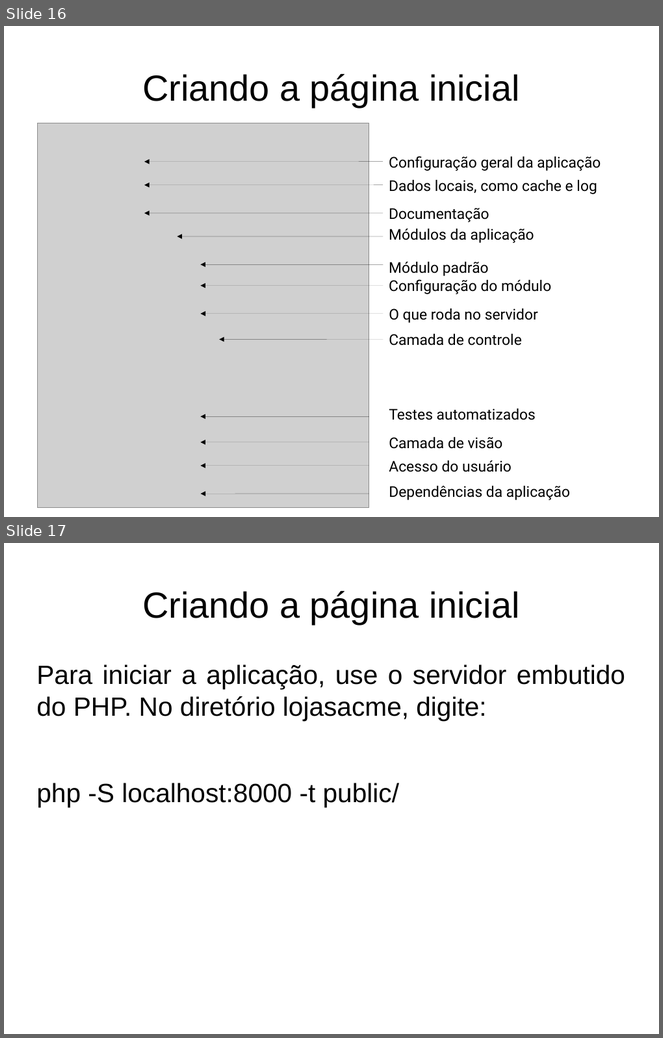
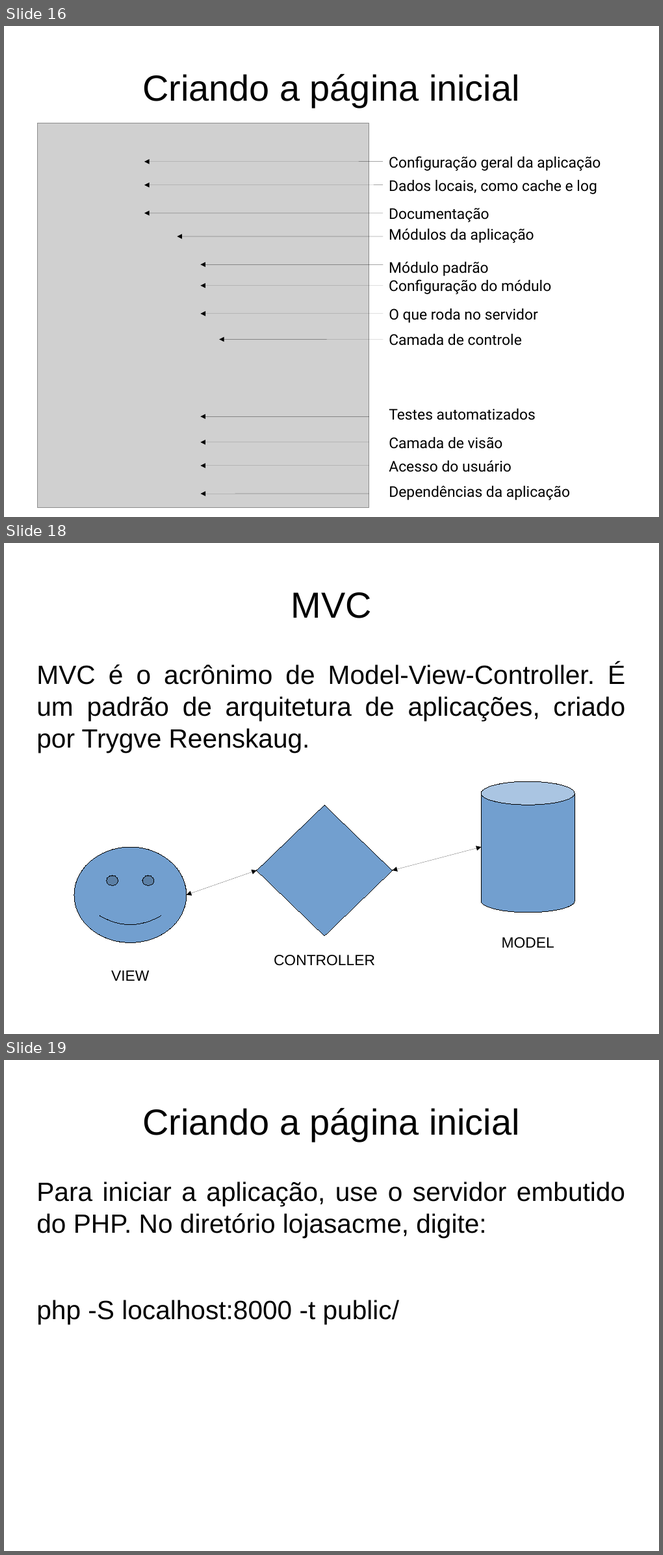
Before and after one commit to fgsl/lojasacme, a slide deck: docs/tutorial.odp. Shown one above the other, each under a label of ours: slides 16 and 17 before the commit, slides 16, 18 and 19 after it; the slides between them are not shown. The pictures are 663x1038 and 663x1555 pixels, drawn with LibreOffice and Linux fonts; fonts in the diff are those of the drawing; grey boxes stand for pictures. Boxes give left, top, right and bottom in pixels: in the first picture for what was removed or moved away, otherwise in the second. Text is boxed around its words. In the diff, an @@ line names an element or a change of style, - is before the commit and + after.

```diff
--- a/docs/tutorial.odp
+++ b/docs/tutorial.odp
@@ slide 18 added at bbox=[4, 543, 659, 1034], background #FFFFFF @@
@@ title added at bbox=[291, 592, 372, 618], 44 pt, text #000000 @@
+MVC
@@ text added at bbox=[36, 663, 625, 752], 32 pt, text #000000 @@
+MVC é o acrônimo de Model-View-Controller. É um padrão de arquitetura de aplicações, criado por Trygve Reenskaug.
@@ cylinder added at bbox=[482, 782, 575, 913], fill #729FCF, outline #000000 0 pt, 18 pt, text #000000 @@
+MODEL
@@ diamond added at bbox=[257, 805, 392, 936], fill #729FCF, outline #000000 0 pt, 18 pt, text #000000 @@
+CONTROLLER
@@ smiley face added at bbox=[74, 847, 187, 943], fill #729FCF, outline #000000 0 pt, 18 pt, text #000000 @@
+VIEW
@@ double arrow added from (393, 871) to (482, 847), #000000 0 pt @@
@@ double arrow added from (257, 871) to (187, 895), #000000 0 pt @@
@@ what was slide 17 is now slide 19 @@
```
Also in this commit, not shown: 12 other slides added, 4 other files.
